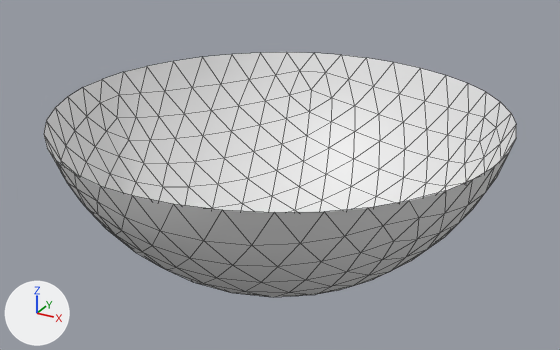
What one commit did to the Blender file models/bowl.blend.
The view is the same before and after, from a camera (50 mm lens) standing at (1.5, -2.73, 1.81) and looking at (-0.01, 0.02, 0.43). Lighting does not change. The marker at lower left points along +X, +Y and +Z. Mesh edges are drawn as thin lines.

Objects in the first picture: 'Bowl'.
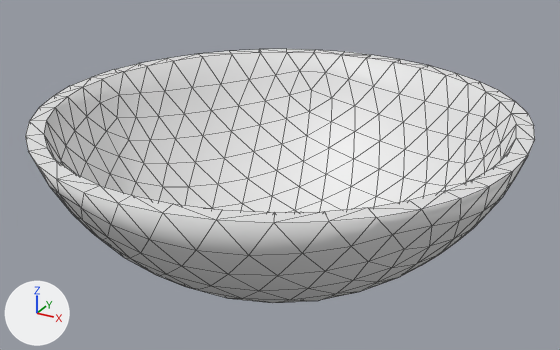
The change, as a list of edits to the scene's bpy script:
```text
Change me_icosphere_001:
    used by ob_bowl; location = (0.0, 0.0, 0.0)
    remove me_icosphere_001.from_pydata(...)  # 261 vertices, 480 faces; spans x -0.97..0.96, y -0.96..0.96, z 0.01..0.74
    add me_icosphere_001.from_pydata(...)  # 522 vertices, 1040 faces; spans x -1.04..1.03, y -1.03..1.03, z 0.01..0.74
    me_icosphere_001 part 1
    261 vertices are added at x -1.04..1.03, y -1.03..1.03, z 0.01..0.74
    480 new faces join them, smooth
    80 new faces join them
```

Boxes (x1, y1, x2, y2) around the edits, measured in the pictures (560 x 350 px):
'Bowl', reshaped (8% wider)
    before: (44, 52, 516, 297)
    after: (25, 49, 535, 303)
part 1 of me_icosphere_001, added
    after: (25, 49, 535, 303)
